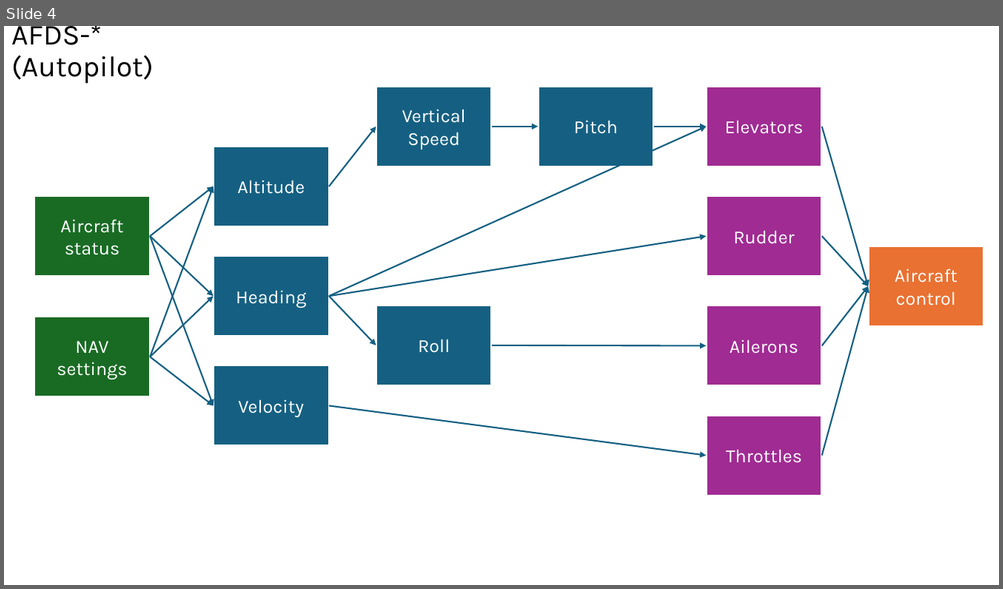
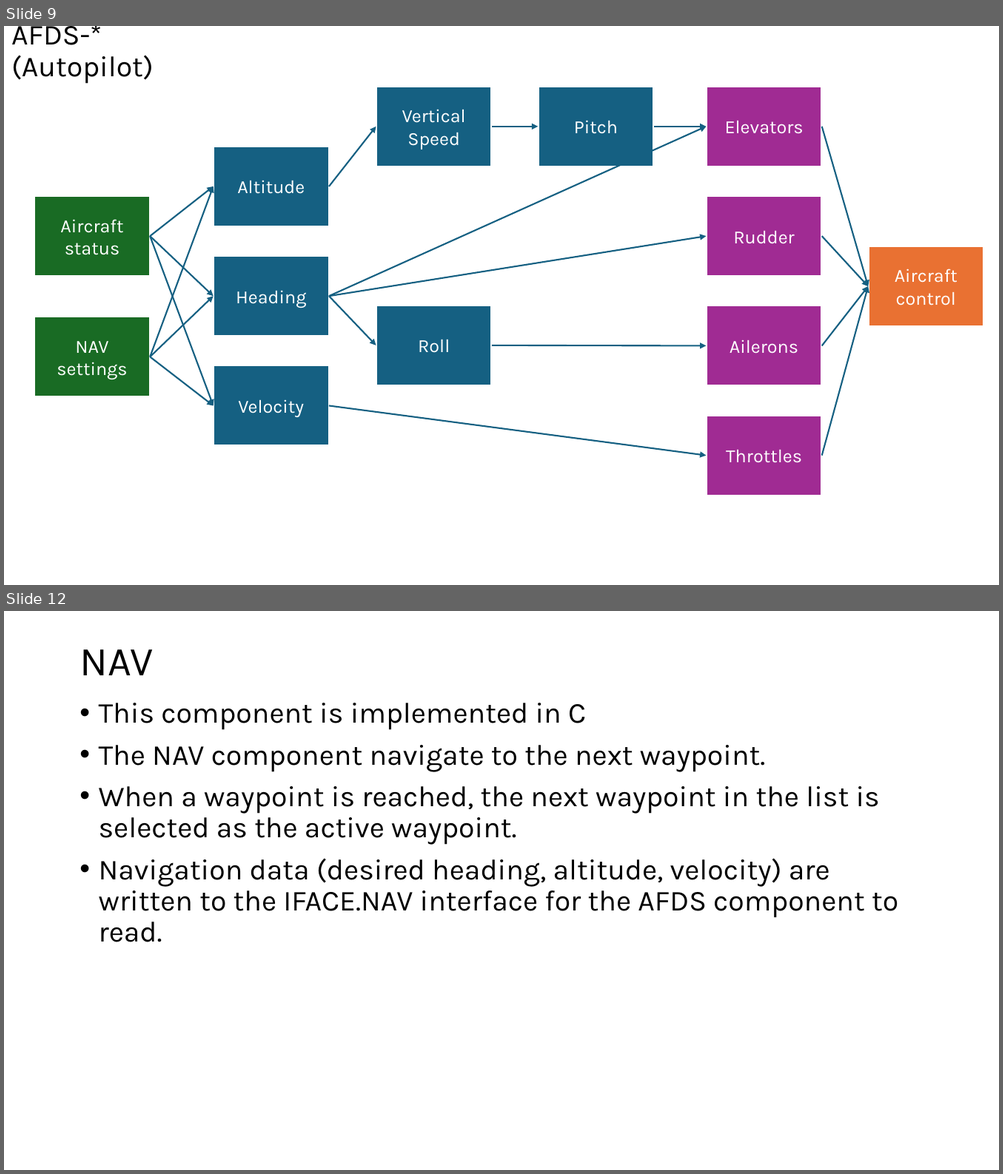
Before and after one commit to toastfr35/Autopilot, a slide deck: Documentation/application.pptx. Shown one above the other, each under a label of ours: slide 4 before the commit, slides 9 and 12 after it; the slides between them are not shown. The pictures are 1003x589 and 1003x1174 pixels, drawn with LibreOffice and Linux fonts; fonts in the diff are those of the drawing. Boxes give left, top, right and bottom in pixels: in the first picture for what was removed or moved away, otherwise in the second. Text is boxed around its words. In the diff, an @@ line names an element or a change of style, - is before the commit and + after.

```diff
--- a/Documentation/application.pptx
+++ b/Documentation/application.pptx
@@ slide 12 added at [4, 611, 999, 1170], background #FFFFFF @@
@@ title added at [79, 649, 153, 675], 39.6 pt, text #000000 @@
+NAV
@@ text added at [99, 703, 898, 943], 28 pt, text #000000 @@
+• This component is implemented in C
+• The NAV component navigate to the next waypoint.
+• When a waypoint is reached, the next waypoint in the list is selected as the active waypoint.
+• Navigation data (desired heading, altitude, velocity) are written to the IFACE.NAV interface for the AFDS component to read.
@@ what was slide 4 is now slide 9 @@
```
Also in this commit, not shown: 2 slides changed, 4 other slides added, 2 other files.
